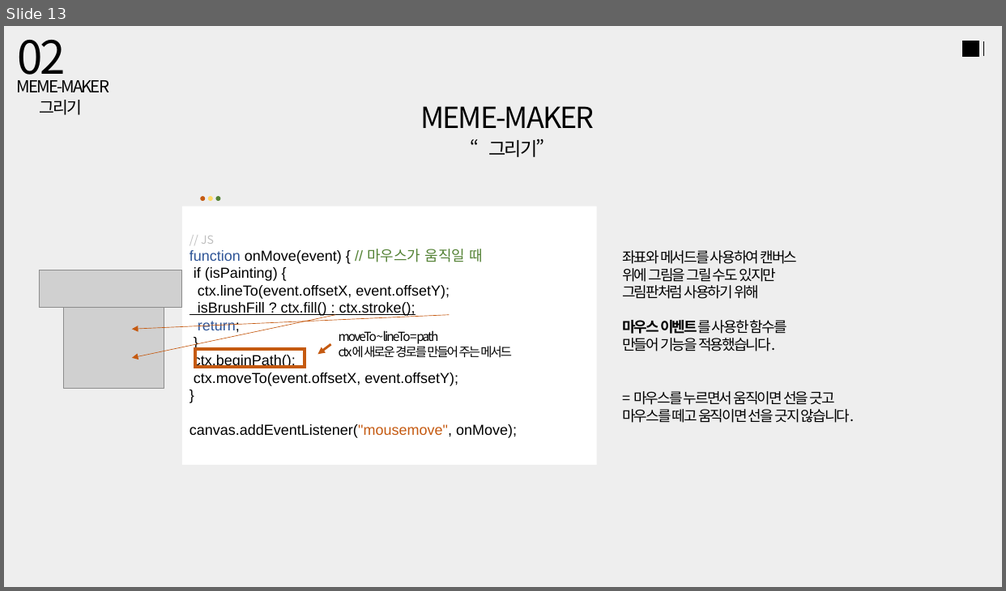
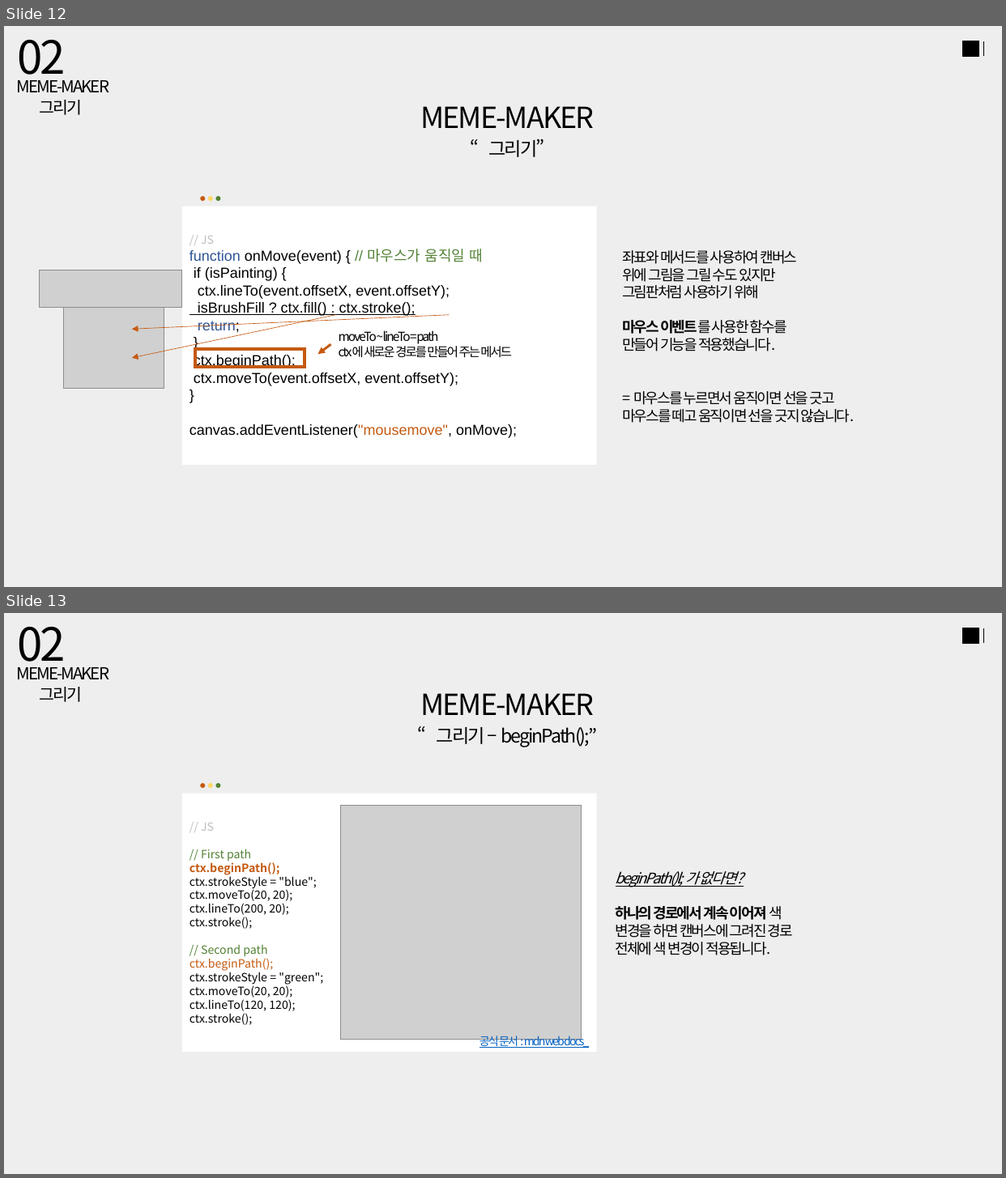
Before and after one commit to jeongjayun/MEME-MAKER, a slide deck: mememaker.pptx. Shown one above the other, each under a label of ours: slide 13 before the commit, slides 12 and 13 after it. The pictures are 1006x591 and 1006x1178 pixels, drawn with LibreOffice and Linux fonts; fonts in the diff are those of the drawing; grey boxes stand for pictures. Boxes give left, top, right and bottom in pixels: in the first picture for what was removed or moved away, otherwise in the second. Text is boxed around its words. In the diff, an @@ line names an element or a change of style, - is before the commit and + after.

```diff
--- a/mememaker.pptx
+++ b/mememaker.pptx
@@ slide 13 added at <box>4,613,1002,1174</box>, background #EEEEEE @@
@@ text added at <box>18,627,66,673</box>, 44 pt, text #000000 @@
+02
@@ rectangle added at <box>963,628,978,644</box>, fill #000000, outline #000000 1 pt @@
@@ line added from (984, 643) to (984, 628), #000000 0.5 pt @@
@@ text added at <box>17,667,109,702</box>, 16 pt, text #000000 @@
+MEME-MAKER
+그리기
@@ text added at <box>421,693,594,715</box>, 28 pt, text #000000 @@
+MEME-MAKER
@@ text added at <box>437,727,597,747</box>, 18 pt, text #000000 @@
+“그리기 – beginPath();”
@@ rectangle added at <box>182,794,597,1053</box>, fill #FFFFFF, 11 pt, text #000000 @@
+// JS
+// First path
+ctx.beginPath();
+ctx.strokeStyle = "blue";
+ctx.moveTo(20, 20);
+ctx.lineTo(200, 20);
+ctx.stroke();
+// Second path
+ctx.beginPath();
+ctx.strokeStyle = "green";
+ctx.moveTo(20, 20);
+ctx.lineTo(120, 120);
+ctx.stroke();
@@ ellipse added at <box>200,783,205,787</box>, fill #C55A11 @@
@@ ellipse added at <box>208,783,213,787</box>, fill #FFD966 @@
@@ ellipse added at <box>216,783,220,787</box>, fill #548235 @@
@@ picture added at <box>341,806,582,1039</box> @@
@@ text added at <box>616,871,793,956</box>, 14 pt, text #000000 @@
+beginPath()l; 가 없다면?
+하나의 경로에서 계속 이어져 색 변경을 하면 캔버스에 그려진 경로 전체에 색 변경이 적용됩니다.
@@ text added at <box>479,1034,589,1049</box>, 11 pt, text #0563C1, underline @@
+공식 문서 : mdn web docs_
@@ what was slide 13 is now slide 12 @@
```
Also in this commit, not shown: 2 slides changed, 1 other slide added, 2 other files.
